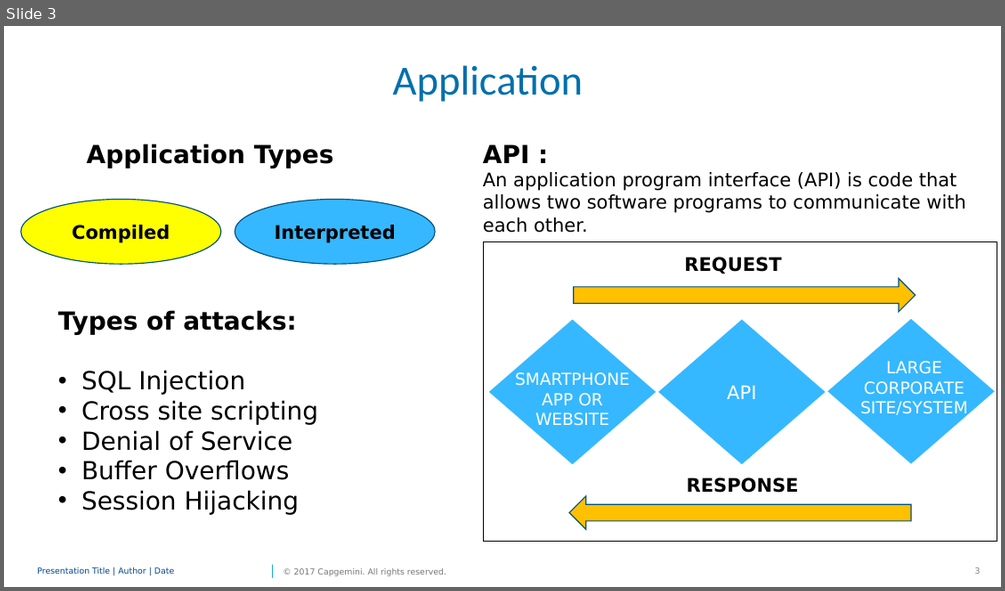
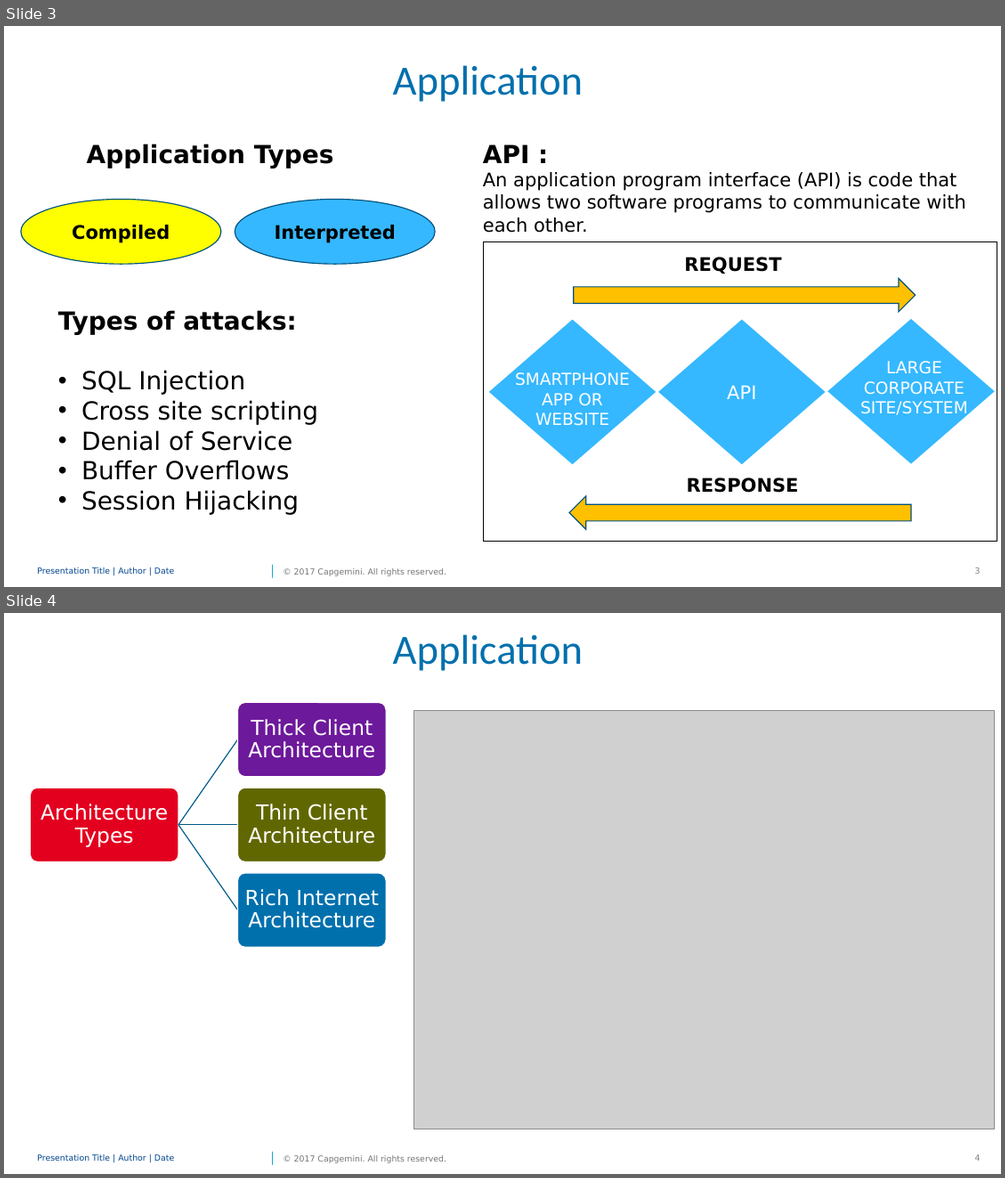
Before and after one commit to PriyalPotnis/m1, a slide deck: Application.pptx. Shown one above the other, each under a label of ours: slide 3 before the commit, slides 3 and 4 after it. The pictures are 1005x591 and 1005x1178 pixels, drawn with LibreOffice and Linux fonts; fonts in the diff are those of the drawing; grey boxes stand for pictures; background and template pictures are left out. Boxes give left, top, right and bottom in pixels: in the first picture for what was removed or moved away, otherwise in the second. Text is boxed around its words. In the diff, an @@ line names an element or a change of style, - is before the commit and + after.

```diff
--- a/Application.pptx
+++ b/Application.pptx
@@ slide 4 added at (4, 613, 1001, 1174), background #FFFFFF; not listed: 4 template elements that a slide beside it also shows @@
@@ title added at (393, 634, 583, 671), 40 pt, text #0070AD @@
+Application
@@ picture added at (414, 711, 995, 1129) @@
@@ line added from (343, 823) to (343, 823), #0070AD 0.5 pt @@
@@ group added at (30, 703, 386, 948): 4 rounded rectangles, 4 texts, 3 freeform shapes @@
+Architecture Types
+Thick Client Architecture
+Thin Client Architecture
+Rich Internet Architecture
```
Also in this commit, not shown: 1 slide changed, 1 slide removed.
